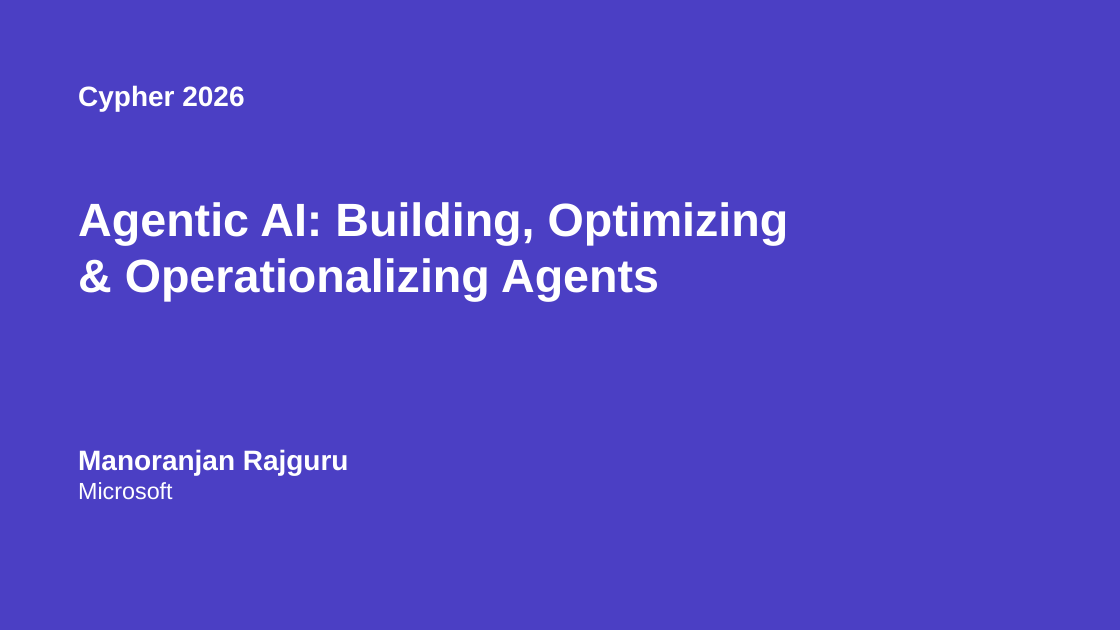
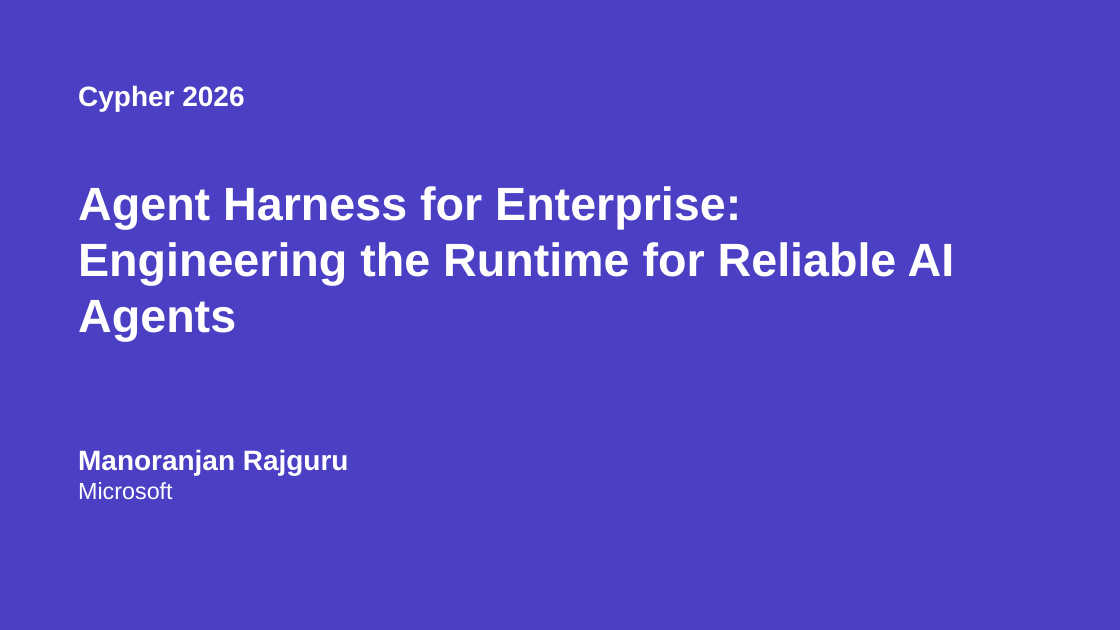
Before and after one commit to monuminu/Cypher-workshop26, a slide deck: slide 1 of slides/Cypher-2026-Agentic-AI.pptx. Drawn at 1120x630 pixels with LibreOffice and Linux fonts; fonts in the diff are those of the drawing. Boxes give left, top, right and bottom in pixels: in the first picture for what was removed or moved away, otherwise in the second. Text is boxed around its words. In the diff, an @@ line names an element or a change of style, - is before the commit and + after.

Commit message:
Set Agent Harness for Enterprise workshop title

```diff
--- a/slides/Cypher-2026-Agentic-AI.pptx
+++ b/slides/Cypher-2026-Agentic-AI.pptx
@@ text at (78,186,955,341): text changed @@
-Agentic AI: Building, Optimizing
-& Operationalizing Agents
+Agent Harness for Enterprise:
+Engineering the Runtime for Reliable AI Agents
```
Also in this commit, not shown: 6 other files.
